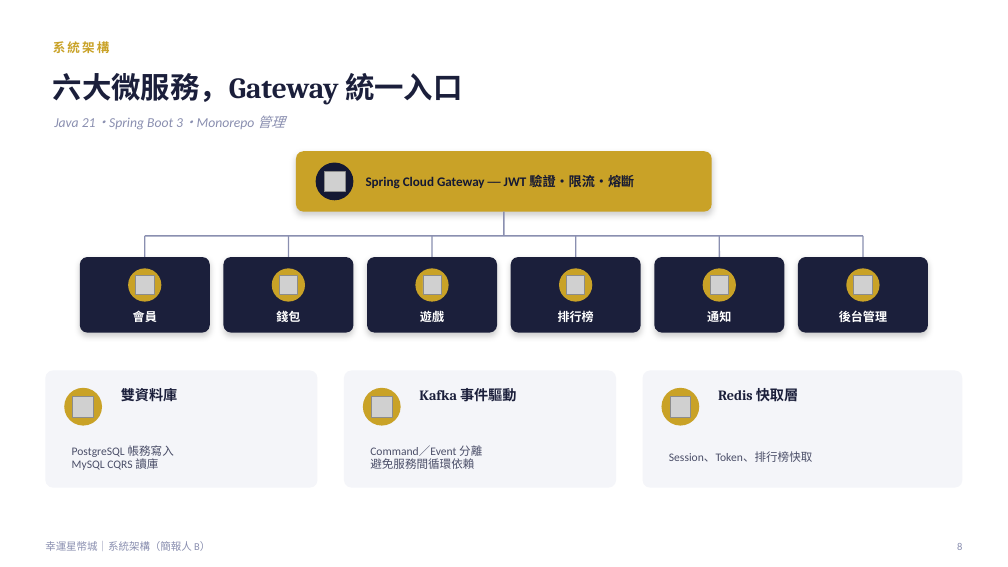
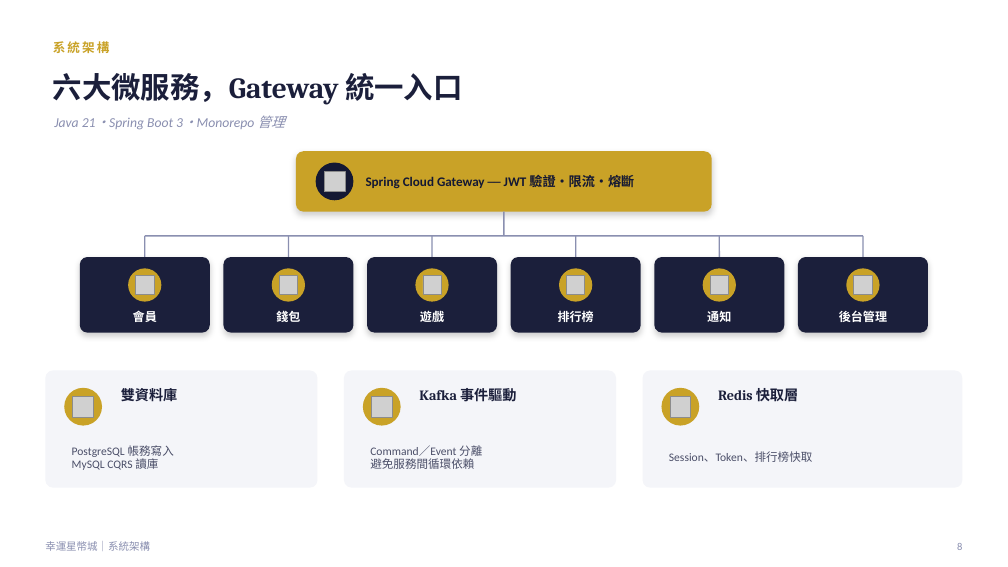
Before and after one commit to opitt2029/Lucky_Star_Casino, a slide deck: slide 9 of docs/report/幸運星幣城-30分鐘簡報-優化版.pptx (slide 8 before the commit). Drawn at 1008x567 pixels with LibreOffice and Linux fonts; fonts in the diff are those of the drawing; grey boxes stand for pictures. Boxes give left, top, right and bottom in pixels: in the first picture for what was removed or moved away, otherwise in the second. Text is boxed around its words. In the diff, an @@ line names an element or a change of style, - is before the commit and + after.

```diff
--- a/docs/report/幸運星幣城-30分鐘簡報-優化版.pptx
+++ b/docs/report/幸運星幣城-30分鐘簡報-優化版.pptx
@@ text at (x1=45, y1=541, x2=150, y2=551): text changed @@
-幸運星幣城｜系統架構（簡報人 B）
+幸運星幣城｜系統架構
```
Also in this commit, not shown: 13 other slides changed, 4 slides added, 4 other files.
